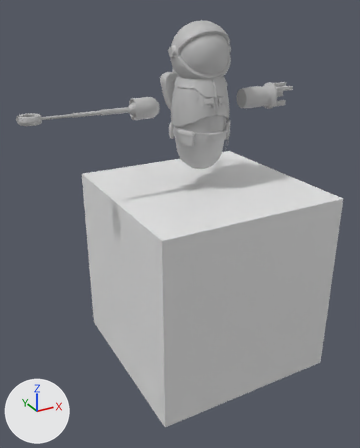
Before and after pictures for a commit that changed the Blender file PATATA/Blender/ANIMACIONES/MOVIMIENTOSPERSJ.blend.
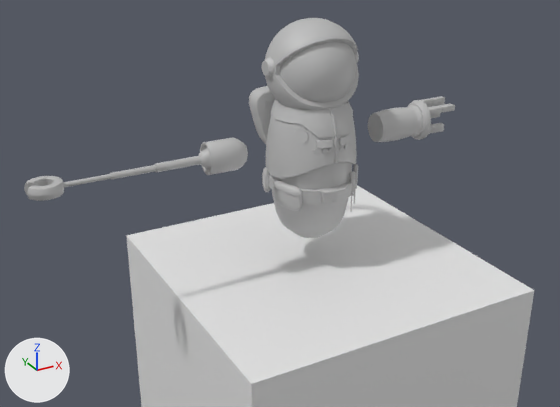
There are two pictures of each version: one whole from a 50 mm lens placed at (-2.63, -4.26, 1.74), pointed at (-0.33, -0.09, -0.34), one close up from a 50 mm lens placed at (-2.47, -3.97, 2.47), pointed at (-0.18, 0.19, 0.39). Lighting does not change. The marker at lower left points along +X, +Y and +Z.

Names of what the first close-up shows: 'BrazoDer_Antebrazo.001', 'BrazoIzq_Antebrazo', 'BrazoIzq_Gancho.001', 'BrazoIzq_LoQueSeEstira.001', 'BrazoIzq_LoQueSeEstira001.001', 'BrazoIzq_LoQueSeEstira002.001', 'Casco.001', 'Cube', 'Torso.001'.
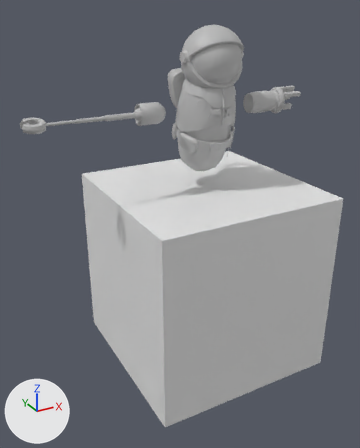
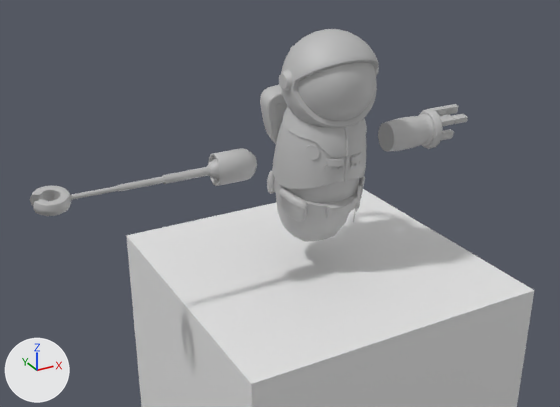
Where the change shows, as pixel boxes [x1, y1, x2, y2] in the close-ups (560 x 407 px):
```json
{"object": "Torso.001", "change": "moved, turned", "before": [249, 86, 358, 238], "after": [260, 46, 367, 242]}
{"object": "Casco.001", "change": "moved, turned", "before": [262, 18, 359, 110], "after": [279, 29, 379, 128]}
{"object": "BrazoDer_Antebrazo.001", "change": "moved, turned", "before": [368, 96, 455, 142], "after": [378, 104, 468, 151]}
{"object": "BrazoIzq_Antebrazo", "change": "moved, turned", "before": [199, 137, 248, 175], "after": [207, 148, 257, 186]}
{"object": "BrazoIzq_Gancho.001", "change": "moved, turned", "before": [24, 176, 64, 201], "after": [30, 185, 71, 216]}
{"object": "BrazoIzq_LoQueSeEstira.001", "change": "moved", "before": [154, 156, 201, 172], "after": [162, 167, 210, 184]}
{"object": "BrazoIzq_LoQueSeEstira001.001", "change": "moved", "before": [110, 165, 157, 180], "after": [117, 176, 165, 192]}
{"object": "BrazoIzq_LoQueSeEstira002.001", "change": "moved", "before": [64, 174, 112, 187], "after": [70, 186, 119, 200]}
```

The change, as JSON lines over the scene's bpy script:
```json
{"op": "set", "path": "ob_brazoder_antebrazo_001.location", "old": "(0.654, 0.049, 0.856)", "new": "(0.654, -0.072, 0.828)"}
{"op": "set", "path": "ob_brazoder_antebrazo_001.rotation_euler", "old": "(0.0, 0.0, 0.0)", "new": "(0.194, 0.0, 0.0)", "note": "degrees (0, 0, 0) -> degrees (11, 0, 0)"}
{"op": "set", "path": "ob_brazoizq_antebrazo.location", "old": "(-0.622, 0.048, 0.856)", "new": "(-0.622, -0.074, 0.827)"}
{"op": "set", "path": "ob_brazoizq_antebrazo.rotation_euler", "old": "(-3.142, 0.0, 0.0)", "new": "(-2.947, 0.0, 0.0)", "note": "degrees (-180, 0, 0) -> degrees (-169, 0, 0)"}
{"op": "set", "path": "ob_brazoizq_gancho_001.location", "old": "(-1.703, 0.054, 0.856)", "new": "(-1.703, -0.068, 0.828)"}
{"op": "set", "path": "ob_brazoizq_gancho_001.rotation_euler", "old": "(0.0, 0.0, 0.0)", "new": "(0.194, 0.0, 0.0)", "note": "degrees (0, 0, 0) -> degrees (11, 0, 0)"}
{"op": "set", "path": "ob_brazoizq_loqueseestira_001.location", "old": "(-0.932, 0.049, 0.856)", "new": "(-0.932, -0.073, 0.827)"}
{"op": "set", "path": "ob_brazoizq_loqueseestira001_001.location", "old": "(-1.199, 0.049, 0.856)", "new": "(-1.199, -0.073, 0.827)"}
{"op": "set", "path": "ob_brazoizq_loqueseestira002_001.location", "old": "(-1.467, 0.049, 0.856)", "new": "(-1.467, -0.073, 0.827)"}
{"op": "set", "path": "ob_casco_001.location", "old": "(-0.008, 0.113, 1.312)", "new": "(-0.008, -0.098, 1.287)"}
{"op": "set", "path": "ob_casco_001.rotation_euler", "old": "(0.0, 0.0, 0.0)", "new": "(0.194, 0.0, 0.0)", "note": "degrees (0, 0, 0) -> degrees (11, 0, 0)"}
{"op": "set", "path": "ob_torso_001.location", "old": "(-0.008, 0.078, 0.65)", "new": "(-0.008, -0.005, 0.63)"}
{"op": "set", "path": "ob_torso_001.rotation_euler", "old": "(0.0, 0.0, 0.0)", "new": "(0.194, 0.0, 0.0)", "note": "degrees (0, 0, 0) -> degrees (11, 0, 0)"}
```
